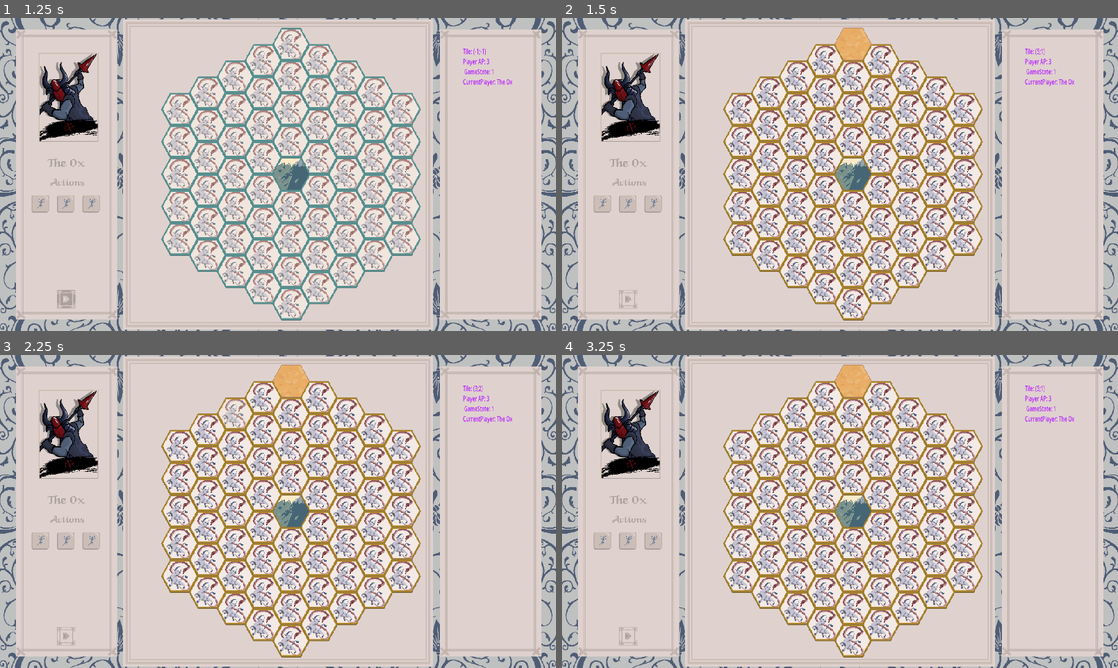
Above: before the commit, frames 1-4 (two rows, left to right).
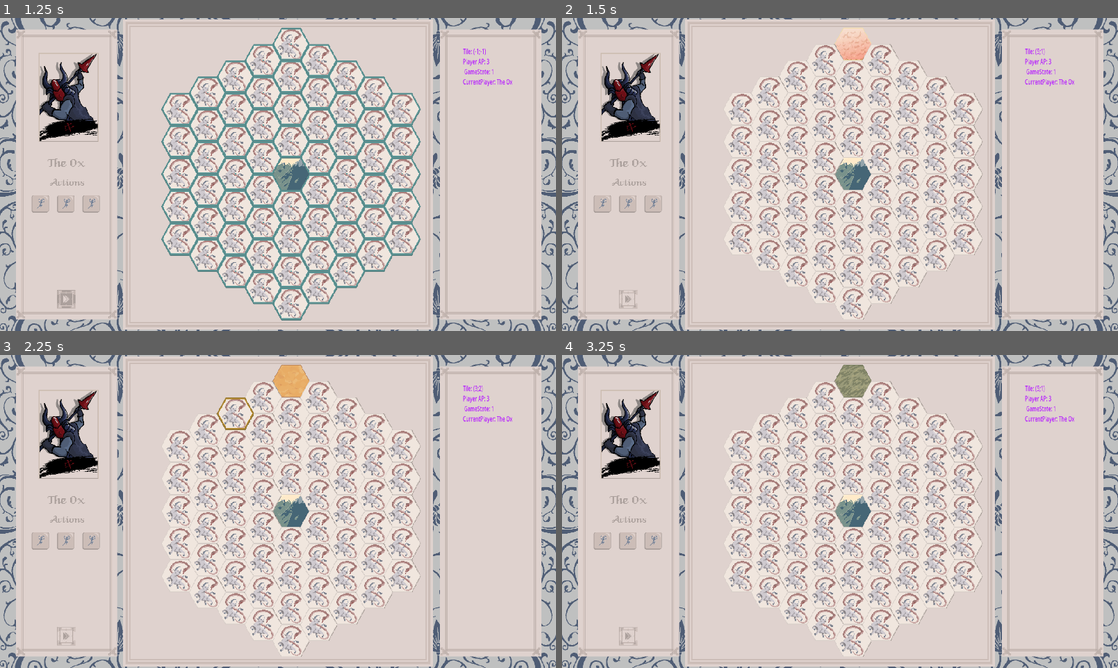
Above: after the commit, the same moments.

Repository: jy4be/gamejam-2025
Game: Godot game, scene res://root.tscn
Two runs of this game, one before a commit and one after it. Both use one fixed random seed, a clock stepped at 60 frames per second and the inputs below.
Inputs (mouse positions are in pixels of both pictures, inside the frame that each line leads up to):
- Up to frame 1 (1.25 s): click (66, 299) at 0.5 s
- Up to frame 2 (1.5 s): tap Enter at 1.25 s; move the mouse to (851, 43) at 1.27 s; hold D from 1.28 s (still down); hold E from 1.28 s (still down); click (851, 43) at 1.42 s
- Up to frame 3 (2.25 s): move the mouse to (233, 414) at 2.02 s; release D at 2.03 s; release E at 2.03 s; hold A from 2.03 s (still down); tap E at 2.1 s; click (233, 414) at 2.17 s
- Up to frame 4 (3.25 s): tap Space at 2.75 s; move the mouse to (851, 380) at 2.77 s; release A at 2.78 s; hold D from 2.78 s (still down); hold E from 2.78 s (still down); click (851, 380) at 2.92 s

Frame 1 is identical in both runs. In frame 2, 11% of the frame differs, in the area x 29-76%, y 3-97%; in frame 3, 11%; in frame 4, 11%.

Commit message:
debug mode

Diff:
--- a/Scripts/GlobalVariables.gd
+++ b/Scripts/GlobalVariables.gd
@@ -24,6 +24,21 @@
 	}"""
 
 #DEBUG
+var EffectsArrayDEBUG = [
+	EffectBaseAttack,
+	EffectBogen,
+	#EffectMaprefresh,
+	EffectHeal,
+	EffectIncrementActionPoints,
+	EffectIncrementUnit,
+	EffectShot,
+	EffectFalle,
+	EffectTeleport,
+	EffectBlume,
+	EffectFireBall,
+	EffectKettenblitz
+]
+
 
 var Effects : Dictionary = {
 	EffectKettenblitz : 100,
--- a/Scripts/map.gd
+++ b/Scripts/map.gd
@@ -161,5 +161,6 @@
 	var effect = tilePool.pick_random()
 	tilePool.erase(effect)
 	newTile.initEffect(effect.new())
+	newTile.updateTileTexture()
 	#newTile.setStateFlag(Tile.TILE_STATE.FLIPPED,true)
 	return newTile
--- a/Scripts/root.gd
+++ b/Scripts/root.gd
@@ -12,6 +12,8 @@
 var selectedTileIndex: Vector2i = Vector2i(-1, -1)
 
 var currentSelectedTileIndexXY: Vector2i = Vector2i(-1,-1)
+
+var DEBUG_effectIndex = 0
 
 # Called when the node enters the scene tree for the first time.
 func _ready() -> void:
@@ -46,6 +48,12 @@
 	#debug Effects
 	if Input.is_key_pressed(KEY_E):
 		state.currentEffect = EffectMaprefresh.new()
+
+		GlobalVariables.Effects.assign({GlobalVariables.EffectsArrayDEBUG[DEBUG_effectIndex]:100})
+		DEBUG_effectIndex += 1
+		if DEBUG_effectIndex >= GlobalVariables.EffectsArrayDEBUG.size():
+			DEBUG_effectIndex = 0
+
 		state.selectableTiles = state.currentEffect.onStart(selectedTileIndex, Vector2i(-1, -1))
 		if !state.selectableTiles.is_empty():
 			state.currentState = state.GAME_STATE.EFFECT
